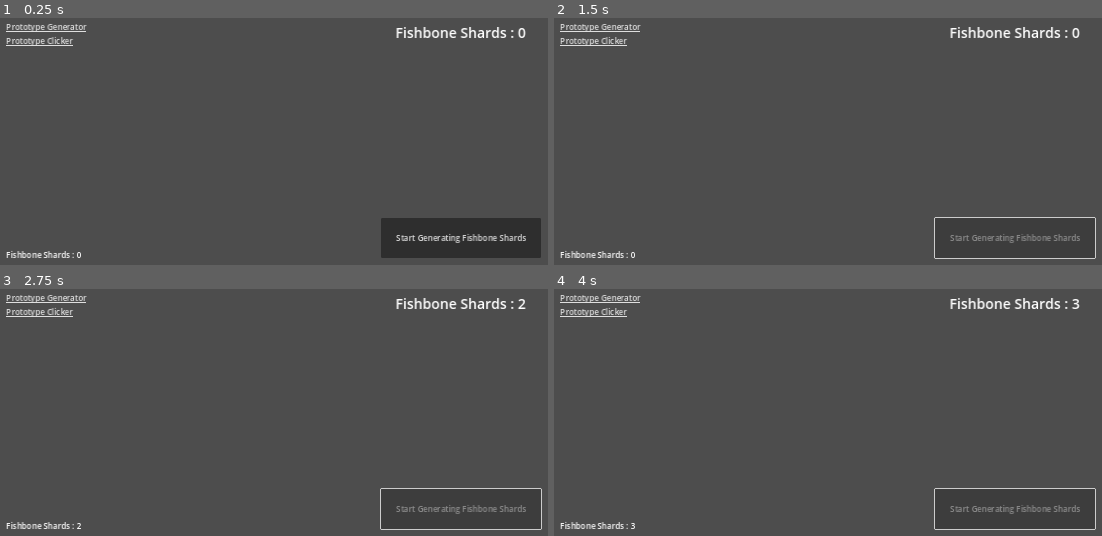
Above: before the commit, frames 1-4 (two rows, left to right).
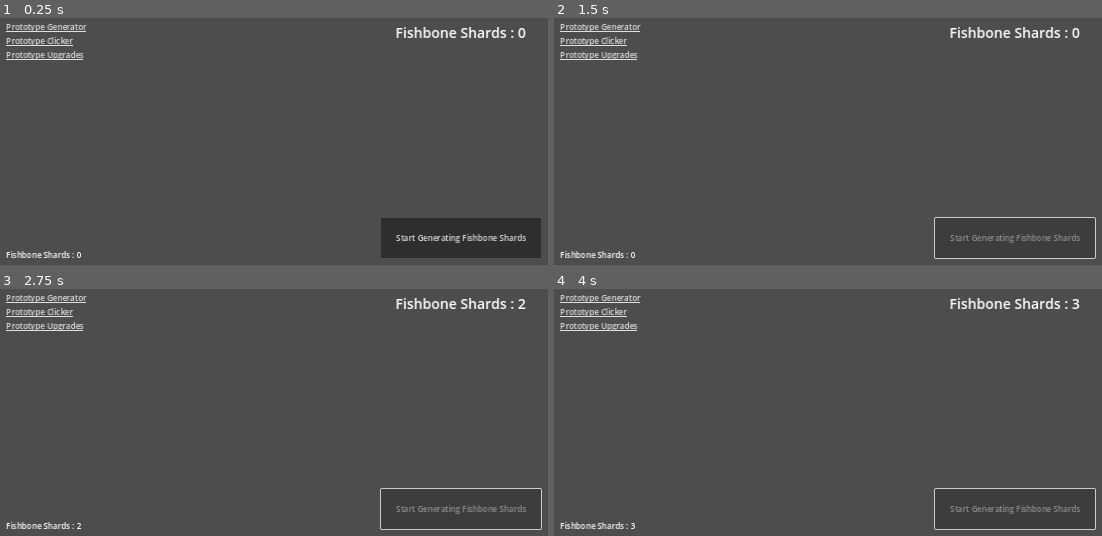
Above: after the commit, the same moments.

Repository: LironLZ/project_fishbone
Game: Godot game, scene res://scenes/game/game.tscn
The game is run twice, just before and just after one commit, with the same random seed, the same clock (stepped at 60 frames per second) and the same inputs.
Inputs:
- Up to frame 1 (0.25 s): no input
- Up to frame 2 (1.5 s): click "Start Generating Fishbone Sha…" at 0.5 s; tap Enter at 1.25 s
- Up to frame 3 (2.75 s): tap Space at 2 s
- Up to frame 4 (4 s): tap Enter at 3.5 s

The runs differ from the first frame. In frame 1, 0.3% of the frame differs, in the area x 1-16%, y 13-18%; in frame 2, 0.3%; in frame 3, 0.3%; in frame 4, 0.3%.

Commit message:
Clicker Upgrade

Diff:
--- a/scenes/prototypes/clicker/prototype_clicker.gd
+++ b/scenes/prototypes/clicker/prototype_clicker.gd
@@ -20,7 +20,7 @@
 
 ## Create 1 fishbone shards.
 func create_fishbone_shards() -> void:
-	HandlerFishboneShards.ref.create_fishbone_shards(1)
+	HandlerFishboneShards.ref.trigger_clicker()
 
 
 
--- /dev/null
+++ b/scenes/prototypes/upgrades/components/compo_upgrade.gd
@@ -0,0 +1,51 @@
+class_name CompoUpgrade
+extends Control
+## Component displaying an upgrade.
+
+## Reference to the title label.
+@export var label_title : Label
+## Reference to the Rich text label description.
+@export var label_description : RichTextLabel
+## Reference to the purchase button.
+@export var button : Button
+
+## Upgrade to display.
+var upgrade : Up01ClickerUpgrade
+
+
+func _ready() -> void:
+	upgrade = Up01ClickerUpgrade.new()
+	update_label_title()
+	update_label_description()
+	update_button()
+
+
+	HandlerFishboneShards.ref.fishbone_shards_created.connect(update_button)
+	HandlerFishboneShards.ref.fishbone_shards_consumed.connect(update_button)
+
+	upgrade.leveled_up.connect(update_label_title)
+	upgrade.leveled_up.connect(update_label_description)
+	upgrade.leveled_up.connect(update_button)
+
+## Updates the title of the upgrade.
+func update_label_title() -> void:
+	var text : String = upgrade.title + " (%s)" %upgrade.level
+	label_title.text = text
+
+
+## Updates the description of the upgrade.
+func update_label_description() -> void:
+	label_description.text = upgrade.description()
+
+
+## Updates the button availability.
+func update_button(_quantity : int = -1) -> void:
+	if upgrade.can_afford():
+		button.disabled = false
+		return
+
+	button.disabled = true
+
+## Triggered when the purchase button is pressed.
+func _on_purchase_button_pressed() -> void:
+	upgrade.level_up()
--- /dev/null
+++ b/scenes/prototypes/upgrades/components/compo_upgrade.tscn
@@ -0,0 +1,74 @@
+[gd_scene load_steps=2 format=3 uid="uid://beu327hu84qib"]
+
+[ext_resource type="Script" path="res://scenes/prototypes/upgrades/components/compo_upgrade.gd" id="1_kj0jm"]
+
+[node name="CompoUpgrade" type="Control" node_paths=PackedStringArray("label_title", "label_description", "button")]
+custom_minimum_size = Vector2(0, 160)
+layout_mode = 3
+anchors_preset = 14
+anchor_top = 0.5
+anchor_right = 1.0
+anchor_bottom = 0.5
+grow_horizontal = 2
+grow_vertical = 2
+script = ExtResource("1_kj0jm")
+label_title = NodePath("MarginContainer/HBoxContainer/Infos/VBoxContainer/Title")
+label_description = NodePath("MarginContainer/HBoxContainer/Infos/VBoxContainer/Description")
+button = NodePath("MarginContainer/HBoxContainer/PurchaseButton")
+
+[node name="Panel" type="Panel" parent="."]
+layout_mode = 1
+anchors_preset = 15
+anchor_right = 1.0
+anchor_bottom = 1.0
+grow_horizontal = 2
+grow_vertical = 2
+
+[node name="MarginContainer" type="MarginContainer" parent="."]
+layout_mode = 1
+anchors_preset = 15
+anchor_right = 1.0
+anchor_bottom = 1.0
+grow_horizontal = 2
+grow_vertical = 2
+theme_override_constants/margin_left = 16
+theme_override_constants/margin_top = 16
+theme_override_constants/margin_right = 16
+theme_override_constants/margin_bottom = 16
+
+[node name="HBoxContainer" type="HBoxContainer" parent="MarginContainer"]
+layout_mode = 2
+theme_override_constants/separation = 32
+
+[node name="Infos" type="Control" parent="MarginContainer/HBoxContainer"]
+layout_mode = 2
+size_flags_horizontal = 3
+
+[node name="VBoxContainer" type="VBoxContainer" parent="MarginContainer/HBoxContainer/Infos"]
+layout_mode = 1
+anchors_preset = 15
+anchor_right = 1.0
+anchor_bottom = 1.0
+grow_horizontal = 2
+grow_vertical = 2
+
+[node name="Title" type="Label" parent="MarginContainer/HBoxContainer/Infos/VBoxContainer"]
+layout_mode = 2
+theme_type_variation = &"HeaderMedium"
+text = "Upgrade Title"
+
+[node name="Description" type="RichTextLabel" parent="MarginContainer/HBoxContainer/Infos/VBoxContainer"]
+layout_mode = 2
+size_flags_vertical = 3
+bbcode_enabled = true
+text = "Upgrade description:
+Effect:
+Cost:"
+fit_content = true
+
+[node name="PurchaseButton" type="Button" parent="MarginContainer/HBoxContainer"]
+custom_minimum_size = Vector2(240, 0)
+layout_mode = 2
+text = "Purchase"
+
+[connection signal="pressed" from="MarginContainer/HBoxContainer/PurchaseButton" to="." method="_on_purchase_button_pressed"]
--- /dev/null
+++ b/scenes/prototypes/upgrades/prototype_upgrades.gd
@@ -0,0 +1,22 @@
+class_name PrototypeUpgrades
+extends Control
+## Prototype of a view displaying Upgrades
+
+
+
+# Reference to the user interface.
+@export var user_interface : UserInterface
+# View reference.
+@export var view : UserInterface.Views
+
+# Initialize visibility at launch.
+func _ready() -> void:
+	visible = false
+	user_interface.navigation_requested.connect(_on_navigation_request)
+
+# Watch for navigation requests and react accordingly.
+func _on_navigation_request(requested_view : UserInterface.Views) -> void:
+	if requested_view == view:
+		visible = true
+		return
+	visible = false
--- /dev/null
+++ b/scenes/prototypes/upgrades/prototype_upgrades.tscn
@@ -0,0 +1,50 @@
+[gd_scene load_steps=3 format=3 uid="uid://dgqmimxufdgu4"]
+
+[ext_resource type="Script" path="res://scenes/prototypes/upgrades/prototype_upgrades.gd" id="1_f0oxf"]
+[ext_resource type="PackedScene" uid="uid://beu327hu84qib" path="res://scenes/prototypes/upgrades/components/compo_upgrade.tscn" id="2_fr04i"]
+
+[node name="PrototypeUpgrades" type="Control"]
+layout_mode = 3
+anchors_preset = 15
+anchor_right = 1.0
+anchor_bottom = 1.0
+grow_horizontal = 2
+grow_vertical = 2
+script = ExtResource("1_f0oxf")
+
+[node name="MarginContainer" type="MarginContainer" parent="."]
+layout_mode = 1
+anchors_preset = 15
+anchor_right = 1.0
+anchor_bottom = 1.0
+grow_horizontal = 2
+grow_vertical = 2
+theme_override_constants/margin_left = 16
+theme_override_constants/margin_top = 16
+theme_override_constants/margin_right = 16
+theme_override_constants/margin_bottom = 16
+
+[node name="VBoxContainer" type="VBoxContainer" parent="MarginContainer"]
+layout_mode = 2
+theme_override_constants/separation = 16
+
+[node name="HeaderLarge" type="Label" parent="MarginContainer/VBoxContainer"]
+layout_mode = 2
+theme_type_variation = &"HeaderLarge"
+text = "Upgrades"
+
+[node name="MarginContainer" type="MarginContainer" parent="MarginContainer/VBoxContainer"]
+layout_mode = 2
+theme_override_constants/margin_left = 16
+theme_override_constants/margin_right = 16
+
+[node name="HSeparator" type="HSeparator" parent="MarginContainer/VBoxContainer/MarginContainer"]
+layout_mode = 2
+
+[node name="MarginContainer2" type="MarginContainer" parent="MarginContainer/VBoxContainer"]
+layout_mode = 2
+theme_override_constants/margin_left = 64
+theme_override_constants/margin_right = 64
+
+[node name="Upgrade" parent="MarginContainer/VBoxContainer/MarginContainer2" instance=ExtResource("2_fr04i")]
+layout_mode = 2
--- a/scenes/user_interface/user_interface.tscn
+++ b/scenes/user_interface/user_interface.tscn
@@ -1,9 +1,10 @@
-[gd_scene load_steps=5 format=3 uid="uid://s2gii5awo15c"]
+[gd_scene load_steps=6 format=3 uid="uid://s2gii5awo15c"]
 
 [ext_resource type="Script" path="res://scenes/user_interface/user_interface.gd" id="1_8cjgs"]
 [ext_resource type="PackedScene" uid="uid://bup82qky38rpq" path="res://scenes/prototypes/generator/prototype_generator.tscn" id="1_jvp7q"]
 [ext_resource type="Script" path="res://scenes/user_interface/fishbone_shards_label.gd" id="2_nfbn2"]
 [ext_resource type="PackedScene" uid="uid://bxcj2l6xbomv3" path="res://scenes/prototypes/clicker/prototype_clicker.tscn" id="3_gdf27"]
+[ext_resource type="PackedScene" uid="uid://dgqmimxufdgu4" path="res://scenes/prototypes/upgrades/prototype_upgrades.tscn" id="5_gu0dr"]
 
 [node name="UserInterface" type="Control"]
 layout_mode = 3
@@ -63,6 +64,7 @@
 
 [node name="PrototypeUpgradesLink" type="LinkButton" parent="HBoxContainer/LeftPanel/VBoxContainer/Navigator/MarginContainer/VBoxContainer"]
 layout_mode = 2
+text = "Prototype Upgrades"
 
 [node name="MarginContainer" type="MarginContainer" parent="HBoxContainer/LeftPanel/VBoxContainer"]
 layout_mode = 2
@@ -119,6 +121,12 @@
 view = 1
 user_interface = NodePath("../../..")
 
+[node name="PrototypeUpgrades" parent="HBoxContainer/MainView" node_paths=PackedStringArray("user_interface") instance=ExtResource("5_gu0dr")]
+visible = false
+layout_mode = 1
+user_interface = NodePath("../../..")
+view = 2
+
 [connection signal="pressed" from="HBoxContainer/LeftPanel/VBoxContainer/Navigator/MarginContainer/VBoxContainer/PrototypeGeneratorLink" to="." method="_on_prototype_generator_link_pressed"]
 [connection signal="pressed" from="HBoxContainer/LeftPanel/VBoxContainer/Navigator/MarginContainer/VBoxContainer/PrototypeClickerLink" to="." method="_on_prototype_clicker_link_pressed"]
 [connection signal="pressed" from="HBoxContainer/LeftPanel/VBoxContainer/Navigator/MarginContainer/VBoxContainer/PrototypeUpgradesLink" to="." method="_on_prototype_upgrades_link_pressed"]
--- a/scripts/data/data.gd
+++ b/scripts/data/data.gd
@@ -4,3 +4,5 @@
 
 ## Current amount of fishbone shards avaialable
 @export var fishbone_shards : int = 0
+## Upgrade 01 Clicker Upgrade level.
+@export var up_01_level : int = 0
--- a/scripts/handlers/handler_fishbone_shards.gd
+++ b/scripts/handlers/handler_fishbone_shards.gd
@@ -42,3 +42,10 @@
 	fishbone_shards_consumed.emit(quantity)
 
 	return Error.OK
+
+## Triggered by the clicker; creates fishbone shards.
+func trigger_clicker() -> void:
+	var quantity : int = 1
+	quantity += Game.ref.data.up_01_level
+
+	create_fishbone_shards(quantity)
--- /dev/null
+++ b/scripts/upgrades/up_01_clicker_upgrade.gd
@@ -0,0 +1,52 @@
+class_name Up01ClickerUpgrade
+extends Node
+## Upgrade 01 - Increases Fishbone shards created by the clicker.
+
+
+## Emitted when the upgrade has leveled up.
+signal leveled_up
+
+## Level of the upgrade.
+var level : int
+## Title or "name" of the upgrade.
+var title : String = "Clicker Upgrade"
+## Base cost of the upgrade.
+var base_cost : int = 5
+## Current cost of the upgrade
+var cost : int
+
+## Load data.
+func _init() -> void:
+	level = Game.ref.data.up_01_level
+	calculate_cost()
+
+## Returns the description containing effects and cost.
+func description() -> String:
+	var _description : String = "Increases the amount of fishbone shards created by the Clicker."
+	_description += "\nEffects : +1 Fishbone Shards / Level"
+	_description += "\nCost : %s" % cost
+
+	return _description
+
+## Returns the current cost based on level and base cost
+func calculate_cost() -> void:
+	cost = int(base_cost * pow(1.5, level))
+
+## Returns whehter or not the player can afford buying the upgrade.
+func can_afford() -> bool:
+	if HandlerFishboneShards.ref.fishbone_shards() >= cost:
+		return true
+
+
+	return false
+
+## Consumes fishbone shards to level up.
+func level_up() -> void:
+	var error : Error = HandlerFishboneShards.ref.consume_fishbone_shards(cost)
+
+	if not error:
+		level += 1
+		Game.ref.data.up_01_level = level
+
+		calculate_cost()
+		leveled_up.emit()
